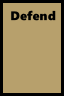
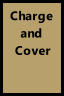
Layers edited between the first and the second 64×96 image:
pixels changed over [10, 10, 56, 55] (layer not identified)
